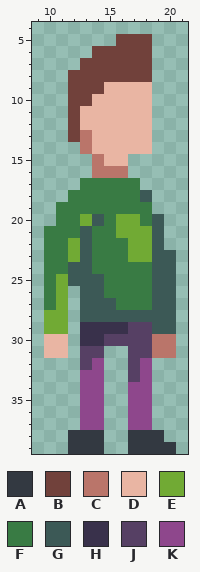
Two versions of one pixel-art sprite, assets/textures/player/idle/idle_1.png. That is the earlier state.
The file is 32x40 pixels. Colours within 5 levels of each other are drawn and written as one. Shown: x 9..21, y 4..39.
Palette (. is transparent): A #333941  B #71413b  C #ba756a  D #e9b5a3  E #71aa34  F #397b44  G #3c5956  H #39314b  J #564064  K #8e478c
The same view after the edit:
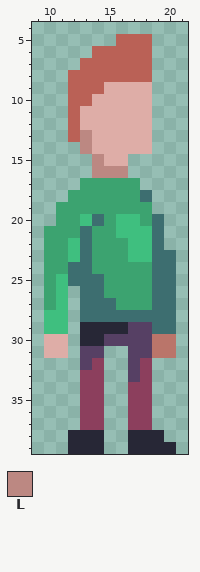
Colours new in this view: L #bc8882
Diff:
colour A: #333941 -> #272736
colour B: #71413b -> #ba6156
colour D: #e9b5a3 -> #deada7
colour E: #71aa34 -> #3fbf7f
colour F: #397b44 -> #3ca370
colour G: #3c5956 -> #3d6e70
colour K: #8e478c -> #8c3f5d
y 13..14: x 13 C -> L
y 15: x 14 C -> L
y 16: x 14..16 CCC -> LLL
y 29: x 13..16 HHHH -> AAAA
y 30: x 13..14 HH -> AA
